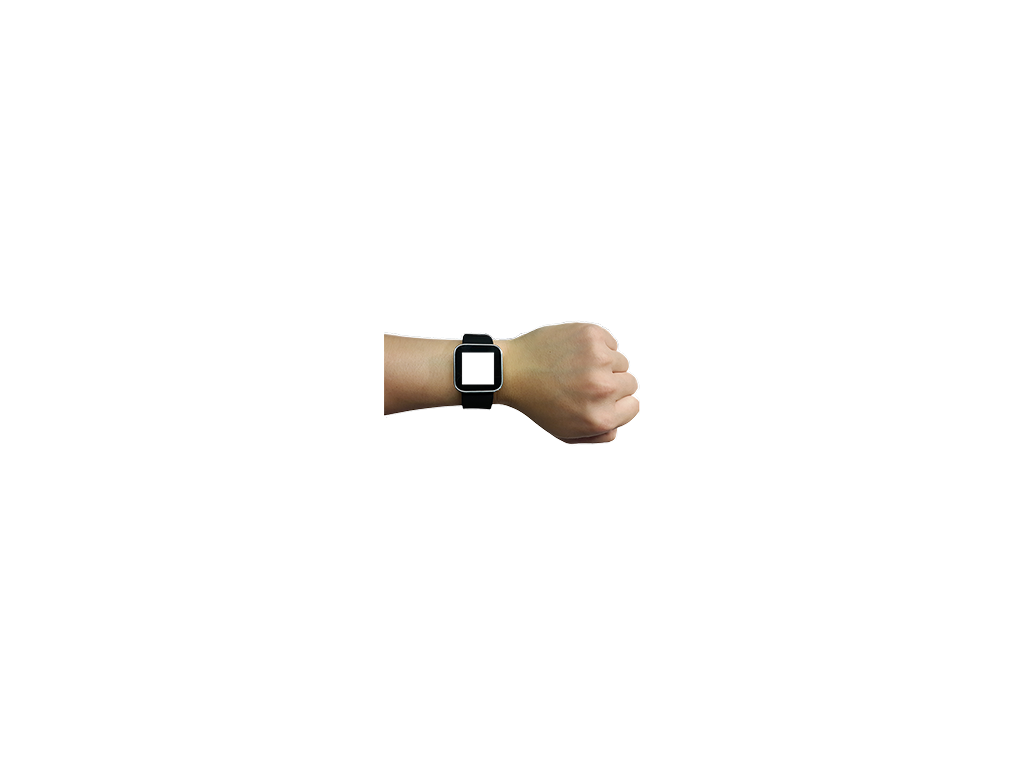
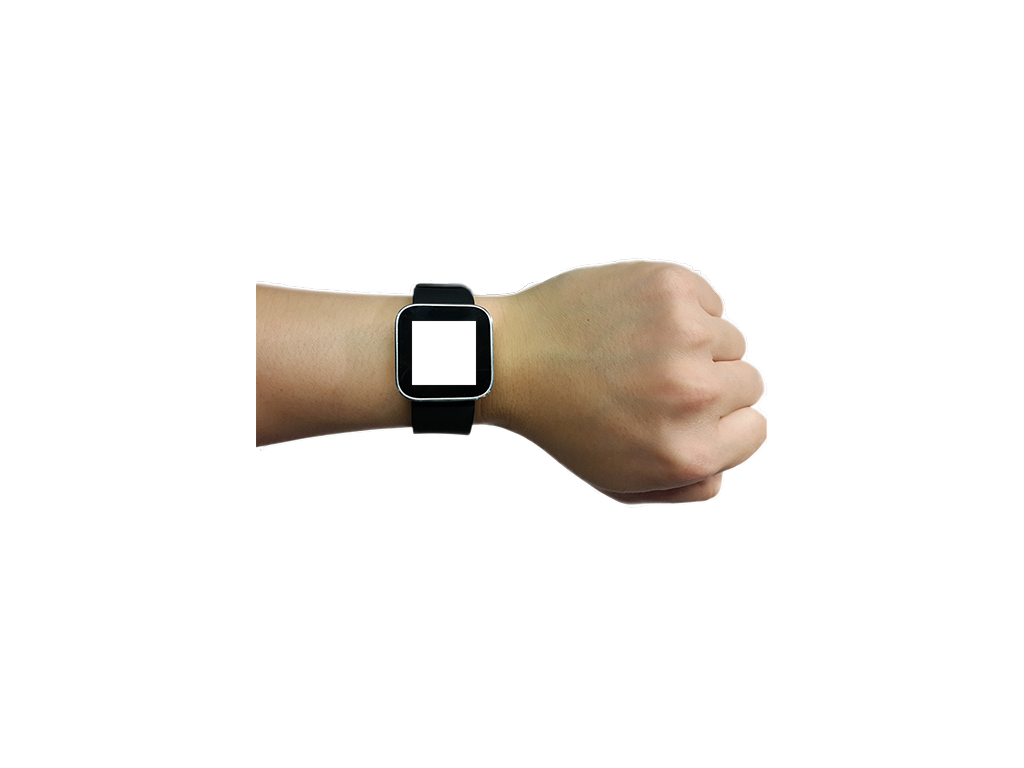
Two versions of the same layered image (1024x768). Layer-by-layer changes:
hid "Layer 4", opacity 100% → 50% over [384, 288, 640, 480]
showed "Layer 3" over [256, 257, 768, 508]
removed layer "Rounded Rectangle 4" over [337, 279, 552, 459]
